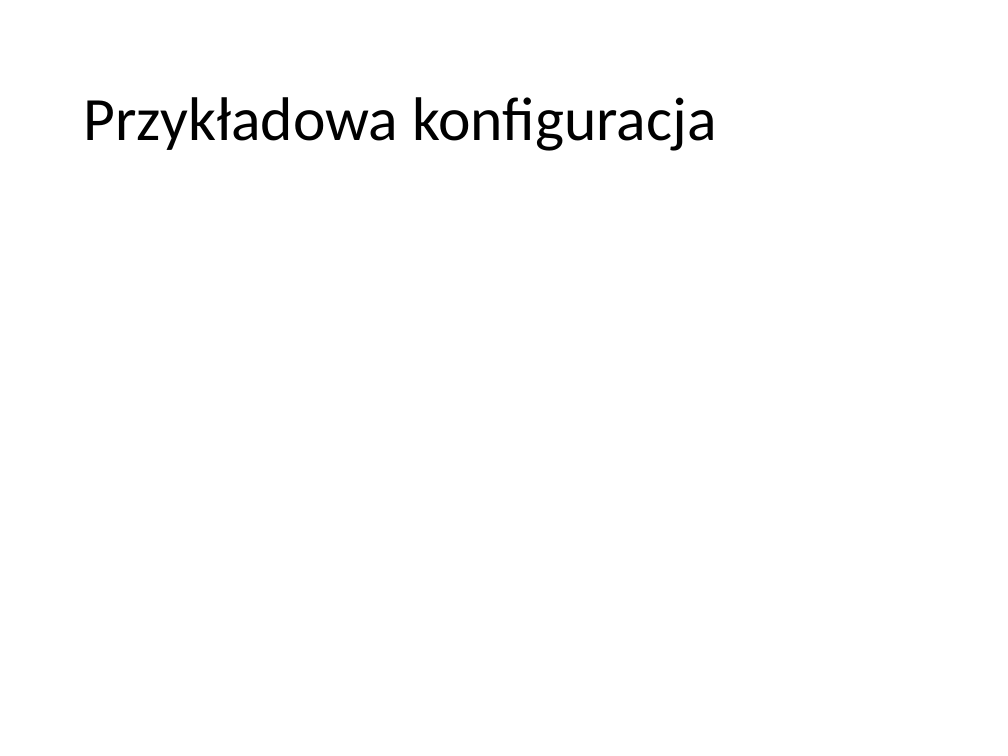
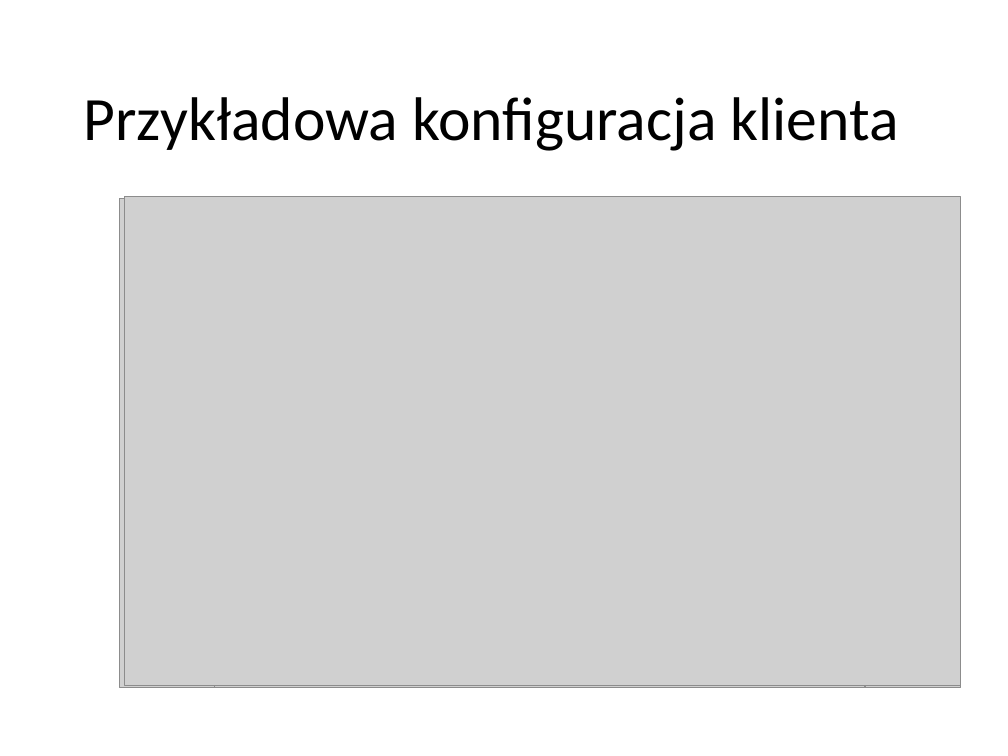
Before and after one commit to pwr227078/Reports, a slide deck: slide 14 of VPN/VPN.pptx (slide 9 before the commit). Drawn at 1008x756 pixels with LibreOffice and Linux fonts; fonts in the diff are those of the drawing; grey boxes stand for pictures; background and template pictures are left out. Boxes give left, top, right and bottom in pixels: in the first picture for what was removed or moved away, otherwise in the second. Text is boxed around its words. In the diff, an @@ line names an element or a change of style, - is before the commit and + after.

Commit message:
Finished

```diff
--- a/VPN/VPN.pptx
+++ b/VPN/VPN.pptx
@@ text at [83, 97, 899, 151]: text changed @@
-Przykładowa konfiguracja
+Przykładowa konfiguracja klienta
@@ picture added at [119, 199, 961, 687] @@
@@ picture added at [124, 197, 961, 684] @@
@@ picture added at [214, 200, 864, 687] @@
@@ picture added at [215, 199, 865, 687] @@
@@ picture added at [215, 200, 865, 687] @@
@@ picture added at [125, 227, 956, 660] @@
```
Also in this commit, not shown: 10 other slides changed, 1 slide added, 1 slide removed.
